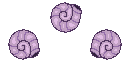
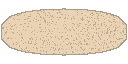
Layers edited between the first and the second 128x64 image:
hid "Snail" over [8, 2, 122, 60]
showed "BugBody", painted on it over [1, 8, 127, 56]
